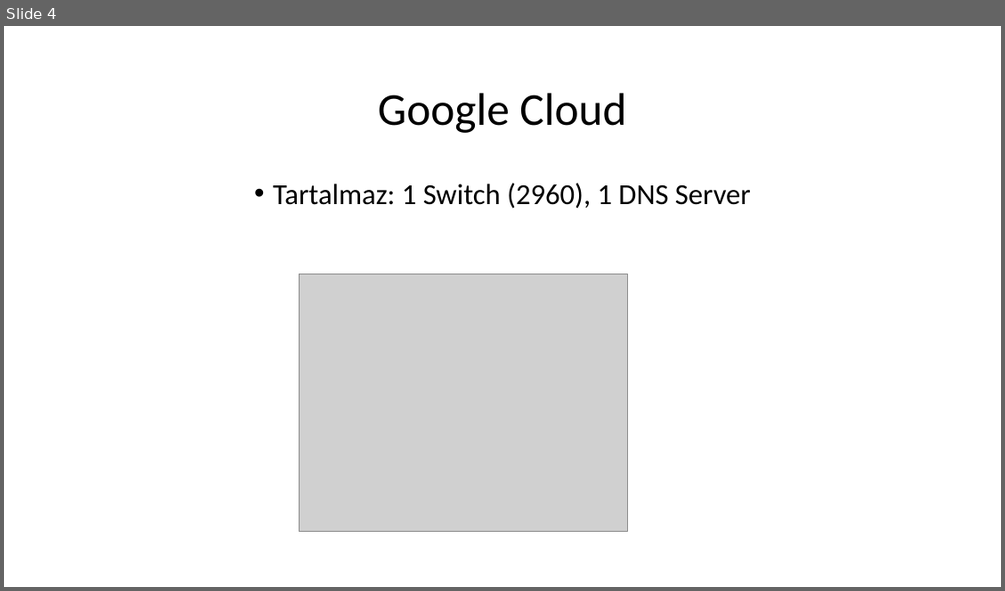
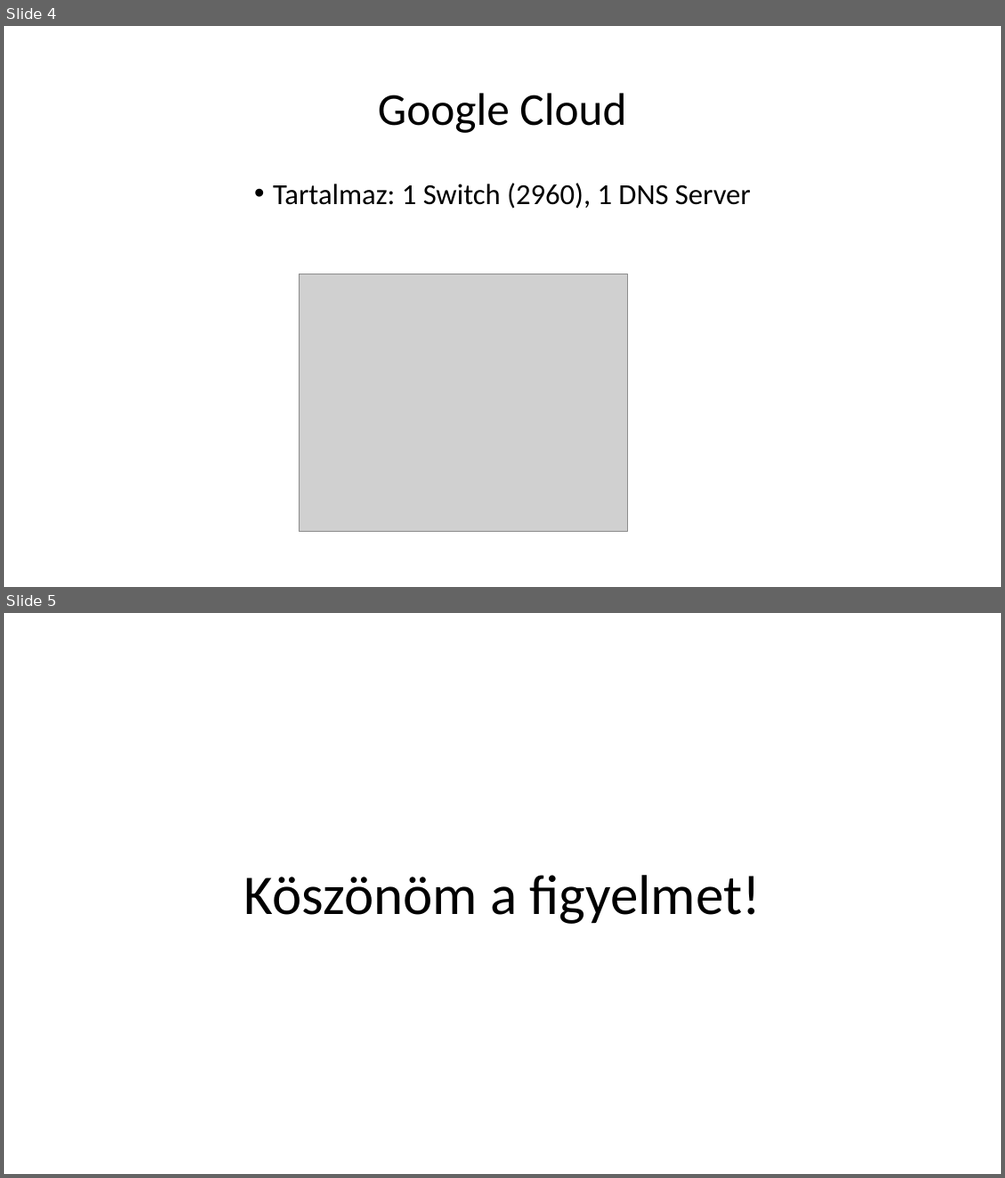
Before and after one commit to I-Izumi/School-project-network, a slide deck: Prezentációk/5 - Hálózati topológia elkészítése.pptx. Shown one above the other, each under a label of ours: slide 4 before the commit, slides 4 and 5 after it. The pictures are 1005x591 and 1005x1178 pixels, drawn with LibreOffice and Linux fonts; fonts in the diff are those of the drawing; grey boxes stand for pictures. Boxes give left, top, right and bottom in pixels: in the first picture for what was removed or moved away, otherwise in the second. Text is boxed around its words. In the diff, an @@ line names an element or a change of style, - is before the commit and + after.

```diff
--- a/Prezentációk/5 - Hálózati topológia elkészítése.pptx
+++ b/Prezentációk/5 - Hálózati topológia elkészítése.pptx
@@ slide 5 added at (x1=4, y1=613, x2=1001, y2=1174), background #FFFFFF @@
@@ title added at (x1=244, y1=875, x2=760, y2=924), 54 pt, text #000000 @@
+Köszönöm a figyelmet!
```
Also in this commit, not shown: 1 other file.
